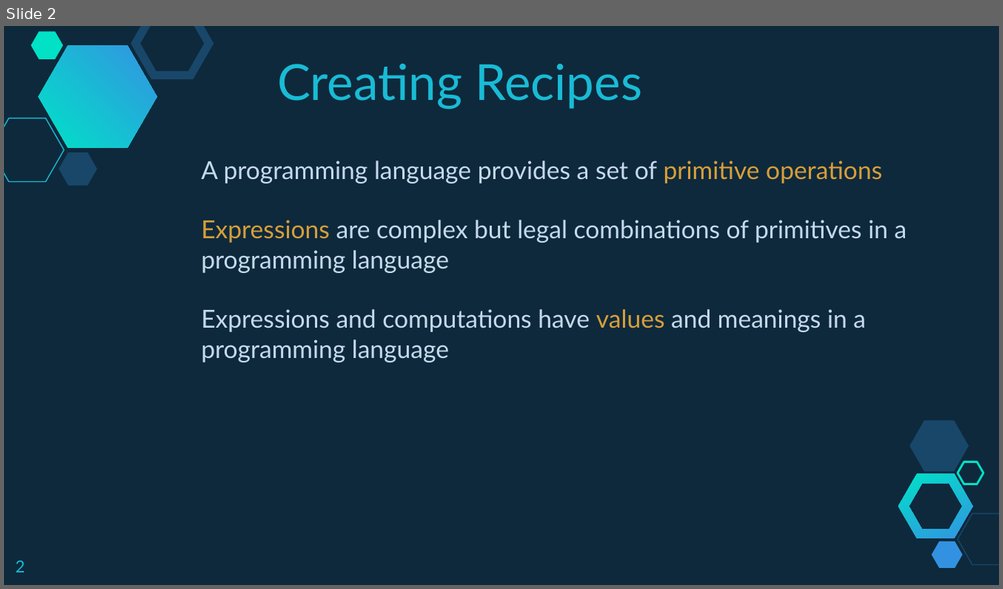
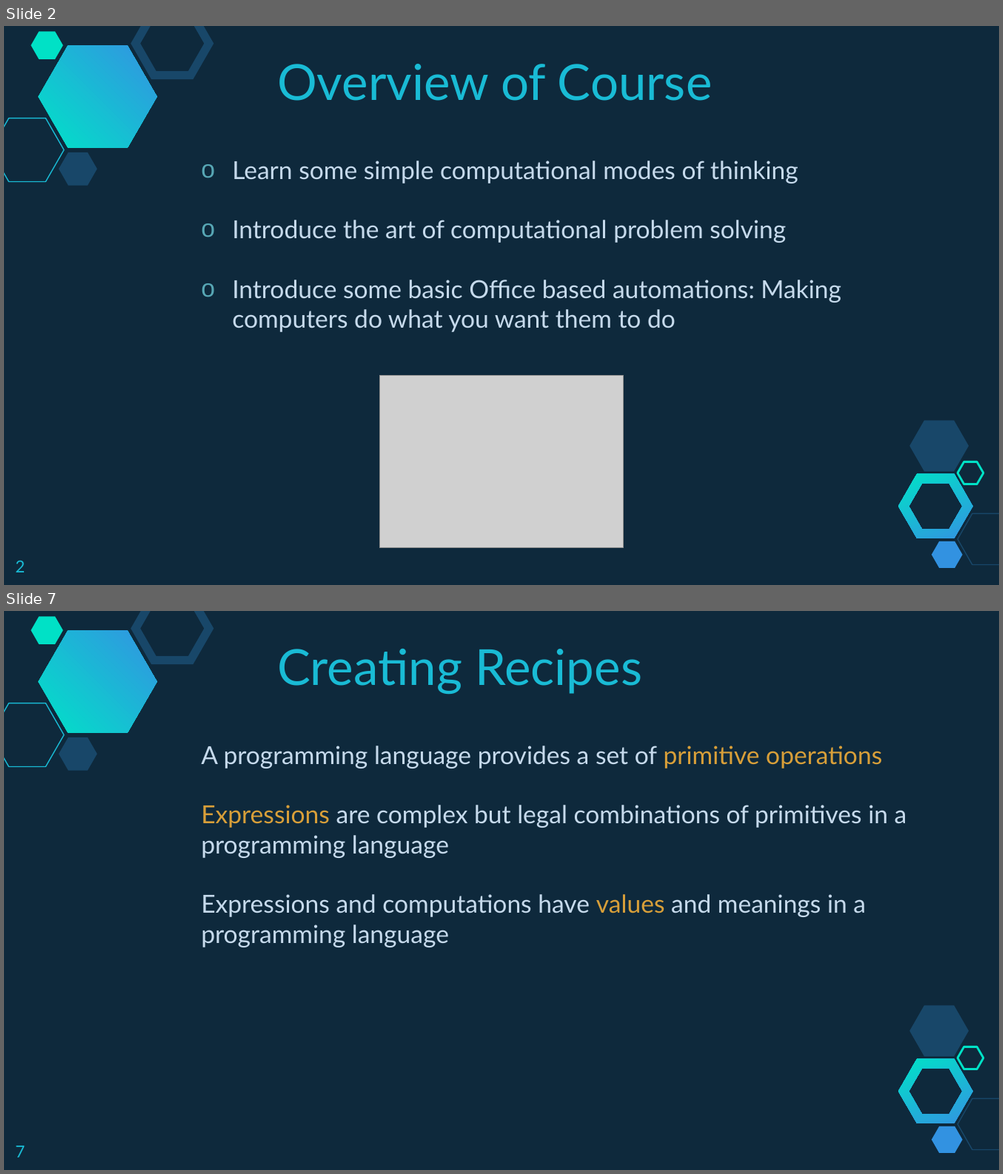
Before and after one commit to branhoff/python_class_101, a slide deck: lecture_slides/1_Python Lesson 1 - Aspects of Language.pptx. Shown one above the other, each under a label of ours: slide 2 before the commit, slides 2 and 7 after it; the slides between them are not shown. The pictures are 1003x589 and 1003x1174 pixels, drawn with LibreOffice and Linux fonts; fonts in the diff are those of the drawing; grey boxes stand for pictures. Boxes give left, top, right and bottom in pixels: in the first picture for what was removed or moved away, otherwise in the second. Text is boxed around its words. In the diff, an @@ line names an element or a change of style, - is before the commit and + after.

```diff
--- a/lecture_slides/1_Python Lesson 1 - Aspects of Language.pptx
+++ b/lecture_slides/1_Python Lesson 1 - Aspects of Language.pptx
@@ slide 2 added at box(4, 26, 999, 585), background #0E293C; not listed: 10 template elements that a slide beside it also shows @@
@@ text added at box(277, 64, 712, 101), 36 pt, text #19BBD5 @@
+Overview of Course
@@ text added at box(232, 161, 841, 332), 18 pt, text #C6DAEC @@
+o Learn some simple computational modes of thinking
+o Introduce the art of computational problem solving
+o Introduce some basic Office based automations: Making computers do what you want them to do
@@ picture added at box(379, 376, 623, 548) @@
@@ page number added at box(15, 561, 25, 573), 12 pt, text #19BBD5 @@
+2
@@ what was slide 2 is now slide 7 @@
@@ page number at box(15, 1146, 25, 1158): text changed @@
-2
+7
```
Also in this commit, not shown: 1 slide changed, 5 other slides added, 1 slide removed.
